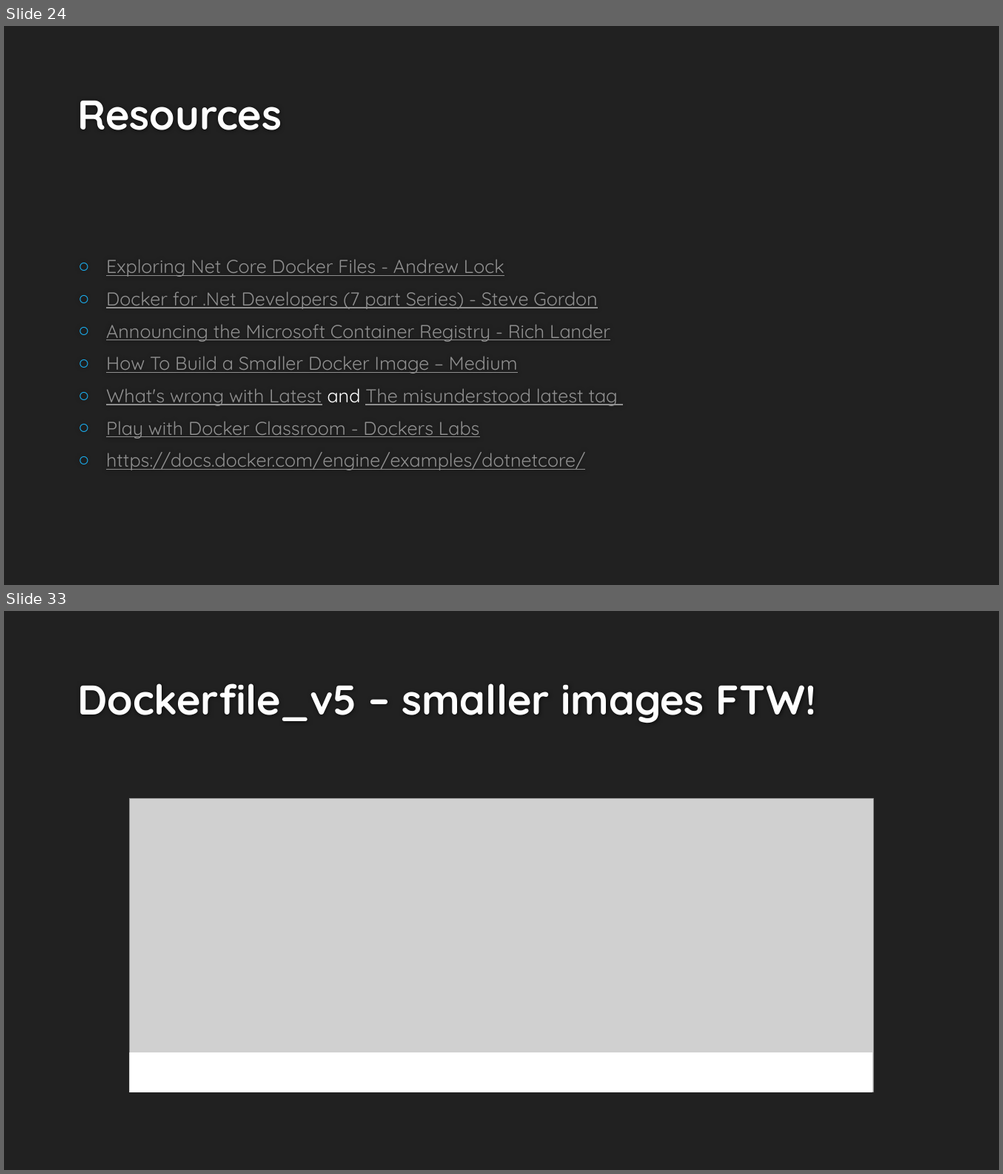
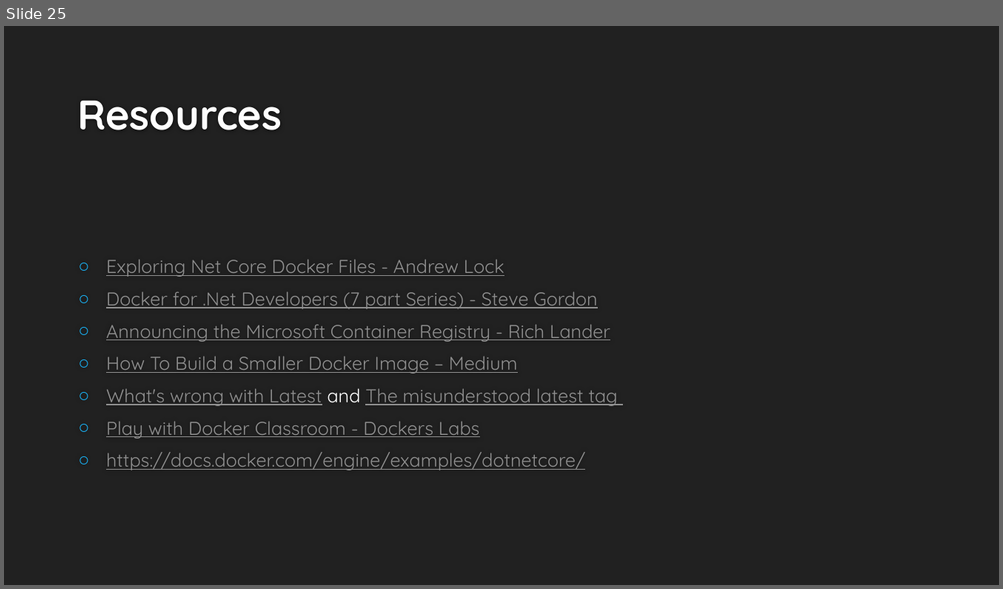
Before and after one commit to dcook-net/DockerisingDotNetAppsTalk, a slide deck: Dockerising .Net Applications v2.pptx. Shown one above the other, each under a label of ours: slides 24 and 33 before the commit, slide 25 after it; the slides between them are not shown. The pictures are 1003x1174 and 1003x589 pixels, drawn with LibreOffice and Linux fonts; fonts in the diff are those of the drawing; grey boxes stand for pictures; background and template pictures are left out. Boxes give left, top, right and bottom in pixels: in the first picture for what was removed or moved away, otherwise in the second. Text is boxed around its words. In the diff, an @@ line names an element or a change of style, - is before the commit and + after.

```diff
--- a/Dockerising .Net Applications v2.pptx
+++ b/Dockerising .Net Applications v2.pptx
@@ slide 33 removed at [4, 611, 999, 1170], background #212121 @@
@@ title removed at [77, 684, 816, 723] @@
-Dockerfile_v5 – smaller images FTW!
@@ picture removed at [129, 799, 874, 1093] @@
@@ rectangle removed at [129, 1053, 873, 1092] @@
@@ what was slide 24 is now slide 25 @@
```
Also in this commit, not shown: 3 slides changed, 1 slide added, 8 other slides removed, 1 other file.
